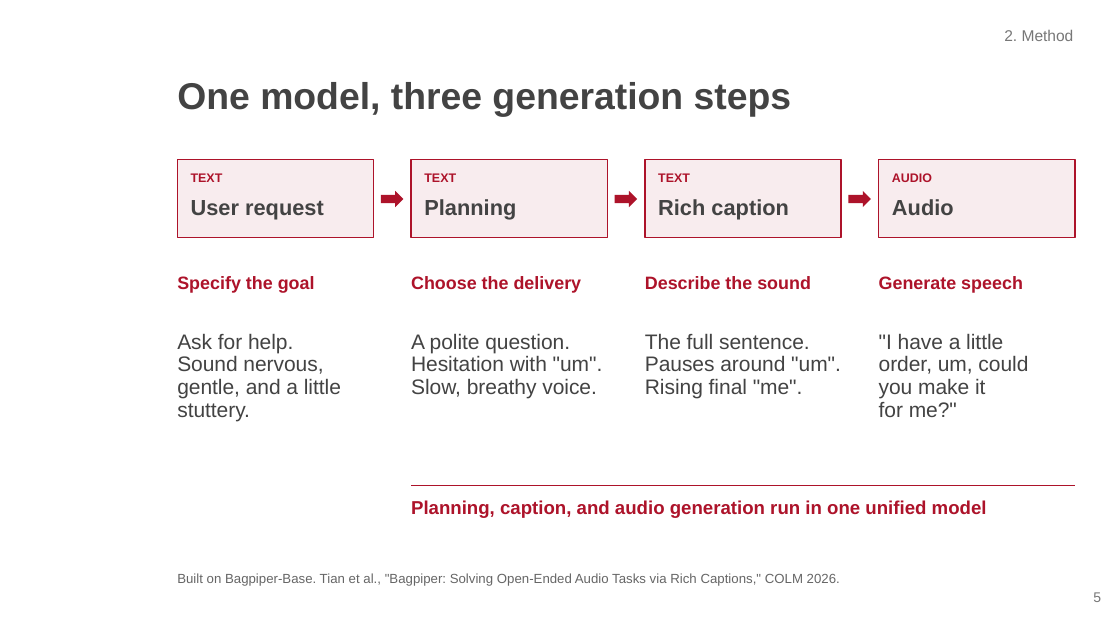
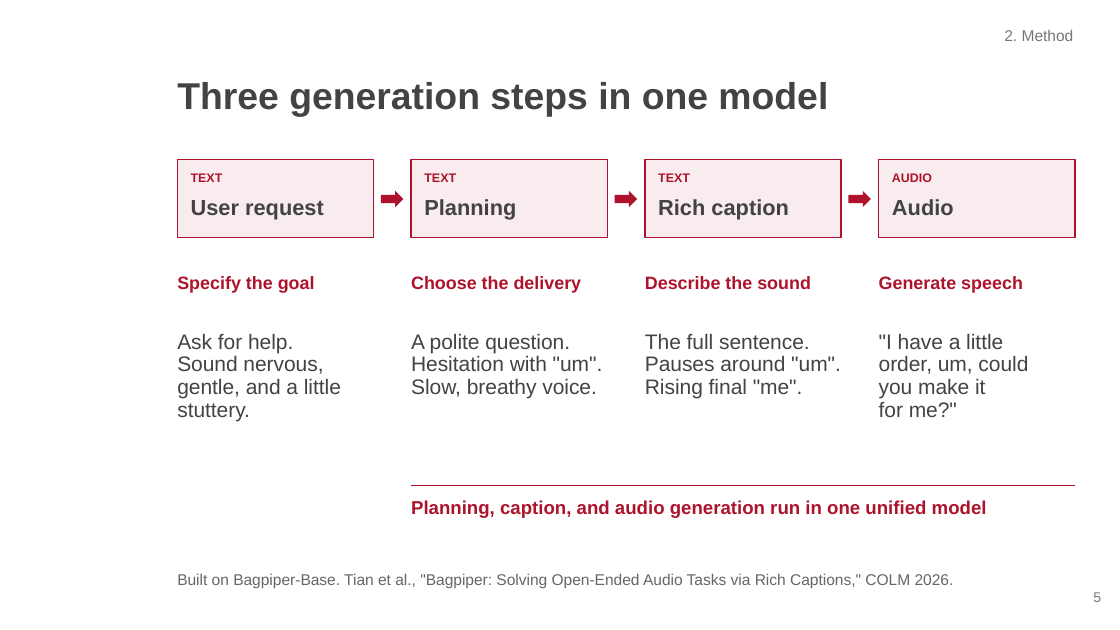
Before and after one commit to whr-a/bagpiper_tts_demo, a slide deck: slide 5 of slides/Bagpiper-TTS_Interspeech2026.pptx. Drawn at 1120x630 pixels with LibreOffice and Linux fonts; fonts in the diff are those of the drawing; background and template pictures are left out. Boxes give left, top, right and bottom in pixels: in the first picture for what was removed or moved away, otherwise in the second. Text is boxed around its words. In the diff, an @@ line names an element or a change of style, - is before the commit and + after.

```diff
--- a/slides/Bagpiper-TTS_Interspeech2026.pptx
+++ b/slides/Bagpiper-TTS_Interspeech2026.pptx
@@ title at bbox=[177, 82, 828, 117]: text changed @@
-One model, three generation steps
+Three generation steps in one model
@@ text "Built on Bagpiper-Base. Tian et ..." at bbox=[177, 573, 954, 588]: size 8.5 to 10 pt @@
```
Also in this commit, not shown: 9 other slides changed.
